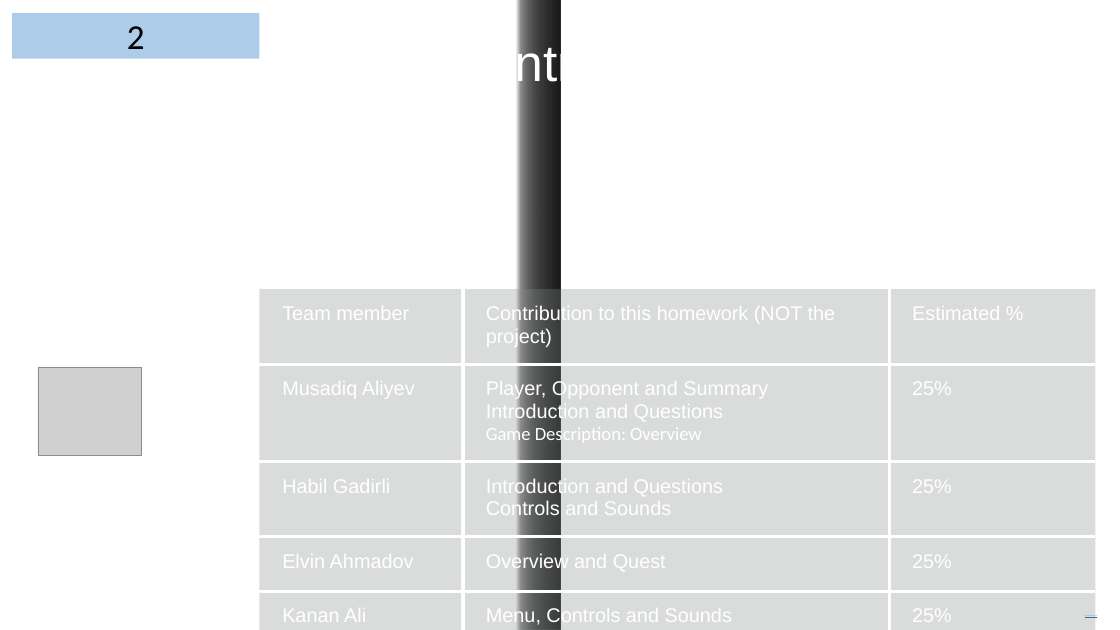
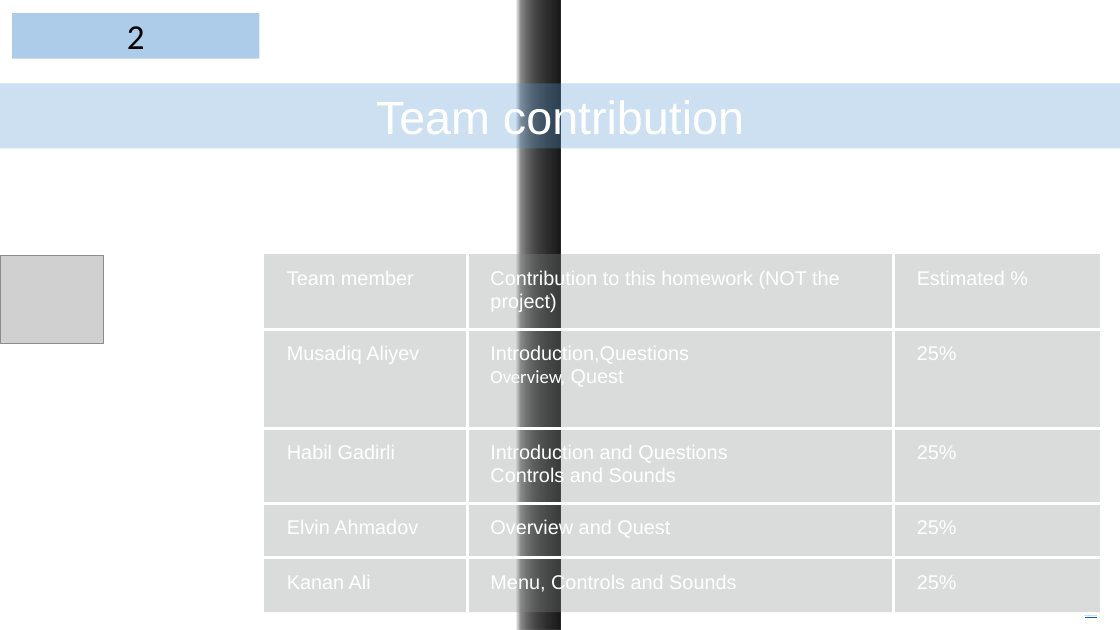
Before and after one commit to ADA-SITE-CSCI4836-2018-Fall/class-game-project-game-ops, a slide deck: slide 2 of CSCI4836-HW04-Presentation.pptx. Drawn at 1120x630 pixels with LibreOffice and Linux fonts; fonts in the diff are those of the drawing; grey boxes stand for pictures; background and template pictures are left out. Boxes give left, top, right and bottom in pixels: in the first picture for what was removed or moved away, otherwise in the second. Text is boxed around its words. In the diff, an @@ line names an element or a change of style, - is before the commit and + after.

Commit message:
Update Version of Presentation

```diff
--- a/CSCI4836-HW04-Presentation.pptx
+++ b/CSCI4836-HW04-Presentation.pptx
@@ rectangle "Team contribution": place and size @@
-rectangle "Team contribution" at [282, 303, 593, 325]
+rectangle "Team contribution" at [0, 83, 1120, 148]
@@ rectangle "Team contribution" at [0, 83, 1120, 148]: size 44 to 40 pt; alignment left to centre; fill none to #5B9BD5 at 30% opacity @@
@@ picture: place and size @@
-picture at [38, 367, 142, 455]
+picture at [0, 255, 104, 344]
@@ table at [264, 254, 1100, 612] @@
-row 2, column 2: Player, Opponent and Summary / Introduction and Questions / Game Description: Overview
+row 2, column 2: Introduction,Questions / Overview, Quest
@@ table: place and size @@
-table at [260, 289, 1096, 630]
+table at [264, 254, 1100, 612]
```
Also in this commit, not shown: 5 other slides changed, 4 slides removed.
